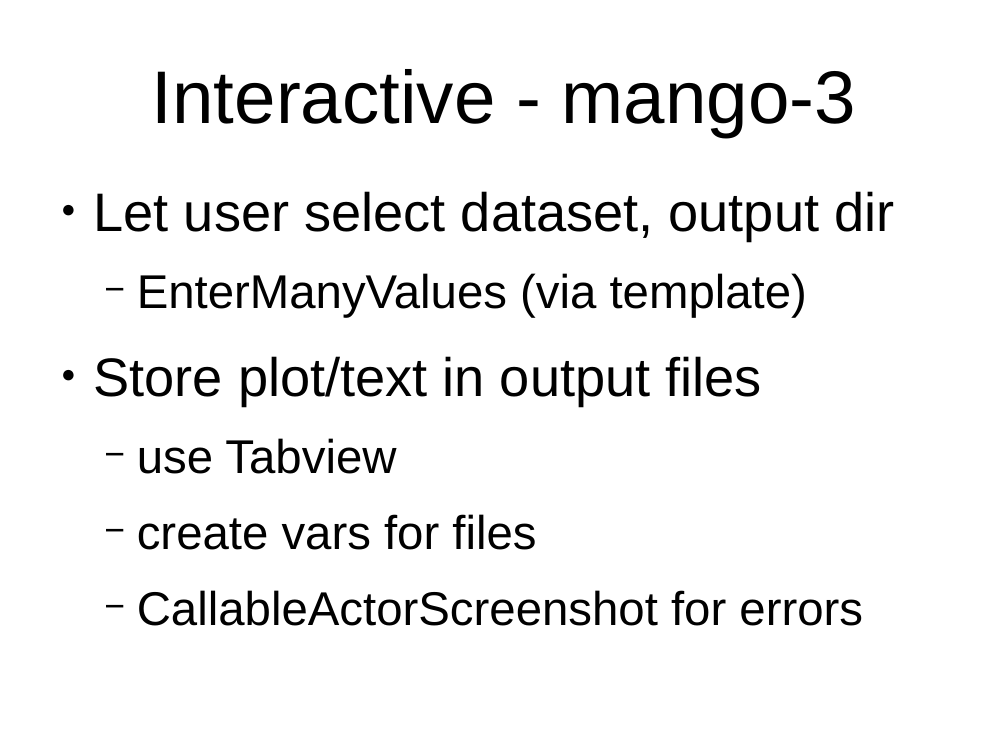
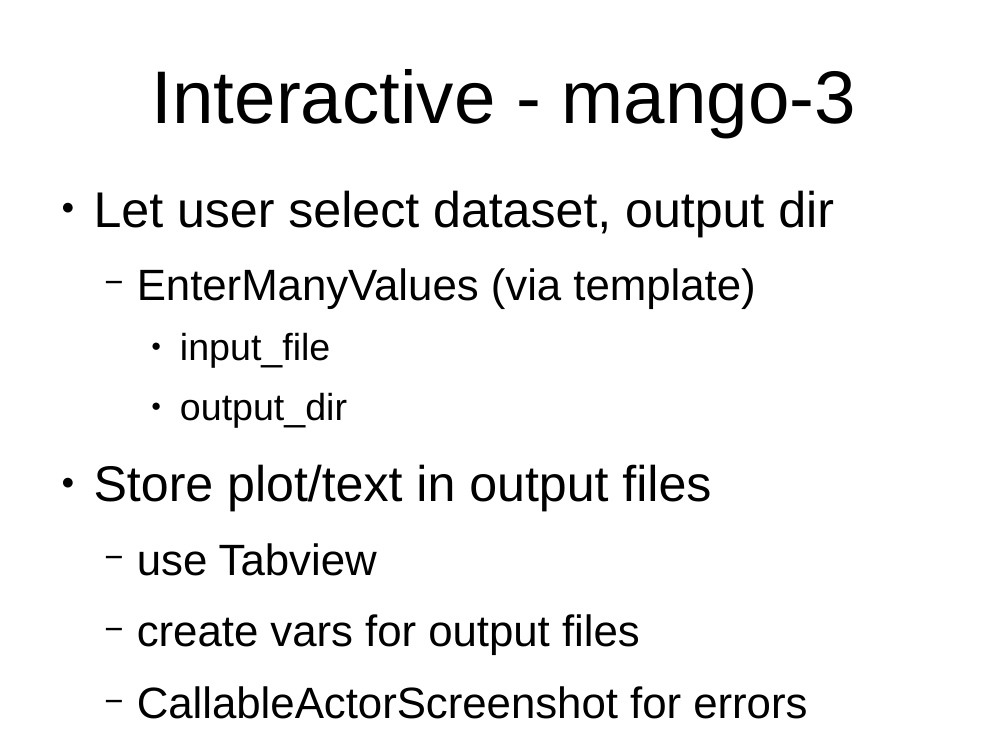
Before and after one commit to fracpete/weka-user-conference-2021, a slide deck: slide 11 of adams/adams_notes.odp. Drawn at 1008x756 pixels with LibreOffice and Linux fonts; fonts in the diff are those of the drawing. Boxes give left, top, right and bottom in pixels: in the first picture for what was removed or moved away, otherwise in the second. Text is boxed around its words. In the diff, an @@ line names an element or a change of style, - is before the commit and + after.

```diff
--- a/adams/adams_notes.odp
+++ b/adams/adams_notes.odp
@@ text at box(94, 190, 834, 719): size 42.7 to 39.5 pt in "Let user select dataset, output dir", "Store plot/text in output files"; size 37.3 to 34.5 pt in "EnterManyValues (via template)", "use Tabview", "CallableActorScreenshot for errors" @@
@@ text at box(180, 332, 347, 427): paragraphs added @@
+    ● input_file
+    ● output_dir
@@ text at box(137, 614, 640, 655): text changed; size 37.3 to 34.5 pt @@
-  − create vars for files
+  − create vars for output files
```
Also in this commit, not shown: 3 other files.
